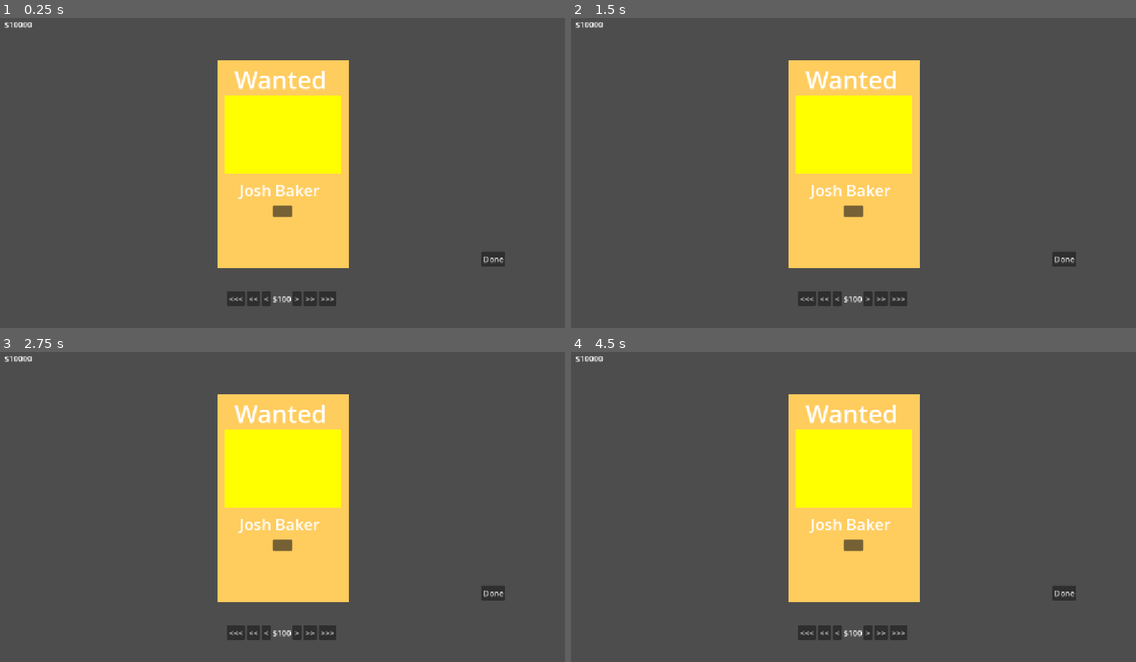
Above: before the commit, frames 1-4 (two rows, left to right).
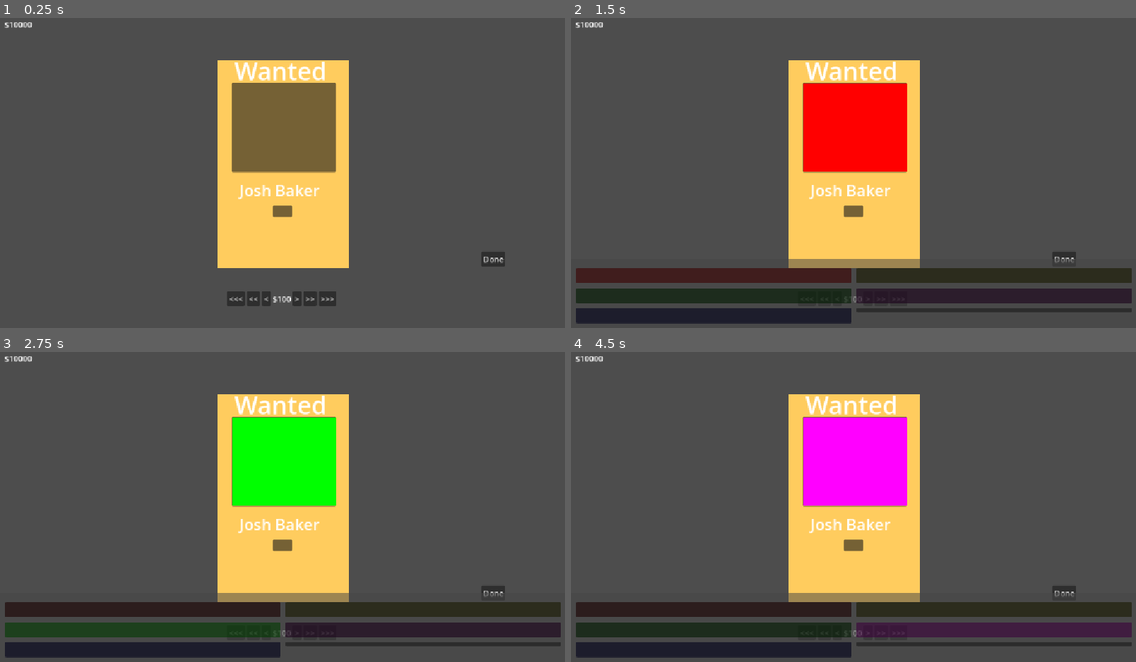
Above: after the commit, the same moments.

Repository: bennythegamer23/Godot-wild-jam-93
Game: Godot game, scene res://scenes/Main/main.tscn
The game is run twice, just before and just after one commit, with the same random seed, the same clock (stepped at 60 frames per second) and the same inputs.
Inputs (mouse positions are in pixels of both pictures, inside the frame that each line leads up to):
- Up to frame 1 (0.25 s): no input
- Up to frame 2 (1.5 s): click (853, 126) at 0.52 s; click (712, 275) at 1.27 s
- Up to frame 3 (2.75 s): click (141, 631) at 2.02 s
- Up to frame 4 (4.5 s): click (712, 649) at 2.77 s; click (994, 609) at 3.52 s; click (994, 631) at 4.27 s

The runs differ from the first frame. In frame 1, 6.5% of the frame differs, in the area x 39-61%, y 14-51%; in frame 2, 19%, in the area x 0-100%, y 14-99%; in frame 3, 19%; in frame 4, 19%.

Commit message:
made picture slecter for player

Diff:
--- a/GodotWildJam93/picture.gd
+++ /dev/null
@@ -1,19 +0,0 @@
-extends MeshInstance2D
-
-@export var pictures: Dictionary[int, Color]
-var current_picture
-var picture_number
-
-# Called when the node enters the scene tree for the first time.
-func _ready() -> void:
-	SignalHub.Bounty_palced.connect(on_done_clicked)
-	picture_number = randi_range(1, 5)
-	current_picture = pictures.get(picture_number)
-	modulate = current_picture
-	print(picture_number)
-
-func on_done_clicked(bounty: int, Picture: int, name: String):
-	picture_number = randi_range(1, 5)
-	current_picture = pictures.get(picture_number)
-	modulate = current_picture
-	print(picture_number)
--- a/GodotWildJam93/scenes/Poster/poster.tscn
+++ b/GodotWildJam93/scenes/Poster/poster.tscn
@@ -40,11 +40,12 @@
 
 [node name="Label" type="Label" parent="." unique_id=835856206]
 offset_left = 478.0
-offset_top = 100.0
+offset_top = 82.0
 offset_right = 666.0
-offset_bottom = 169.0
+offset_bottom = 151.0
 text = "Wanted"
 label_settings = SubResource("LabelSettings_3kg2u")
 
 [node name="Picture" parent="." unique_id=121541807 instance=ExtResource("4_scugu")]
-position = Vector2(577.24994, 246.99998)
+offset_right = 1154.0
+offset_bottom = 643.0
--- a/GodotWildJam93/scenes/utilitys/money_counter.gd
+++ b/GodotWildJam93/scenes/utilitys/money_counter.gd
@@ -3,7 +3,7 @@
 @onready var money_for_bounty: Label = $MarginContainer/HBoxContainer/MoneyForBounty
 @onready var money_in_vault: Label = $MarginContainer/MoneyInVault
 @export var nameGenarator: Control
-@export var Picture: MeshInstance2D
+@export var Picture: Control
 
 var money: int = 100
 
--- /dev/null
+++ b/GodotWildJam93/scenes/utilitys/picture.gd
@@ -0,0 +1,46 @@
+extends Control
+
+@onready var color_rect: ColorRect = $ColorRect
+@onready var menu_select: Control = $MenuSelect
+
+@export var pictures: Dictionary[int, Color]
+var current_picture
+var picture_number
+
+# Called when the node enters the scene tree for the first time.
+func _ready() -> void:
+	SignalHub.Bounty_palced.connect(on_done_clicked)
+
+func on_done_clicked(bounty: int, Picture: int, name: String):
+	color_rect.visible = false
+
+func _on_stealing_pressed() -> void:
+	color_rect.visible = true
+	color_rect.color = Color(1, 0, 0)
+
+
+func _on_not_working_pressed() -> void:
+	color_rect.visible = true
+	color_rect.color = Color(0.0, 1.0, 0.0, 1.0)
+
+
+func _on_working_pressed() -> void:
+	color_rect.visible = true
+	color_rect.color = Color(0.0, 0.0, 1.0, 1.0)
+
+
+func _on_reason_magic_pressed() -> void:
+	color_rect.visible = true
+	color_rect.color = Color(1.0, 1.0, 0.0, 1.0)
+
+
+func _on_pleasure_magic_pressed() -> void:
+	color_rect.visible = true
+	color_rect.color = Color(1.0, 0.0, 1.0, 1.0)
+
+
+func _on_button_pressed() -> void:
+	if menu_select.visible == true:
+		menu_select.visible = false
+	elif menu_select.visible == false:
+		menu_select.visible = true
--- a/GodotWildJam93/scenes/utilitys/picture.tscn
+++ b/GodotWildJam93/scenes/utilitys/picture.tscn
@@ -1,17 +1,130 @@
 [gd_scene format=3 uid="uid://ds2yc7ttfsqa6"]
 
-[ext_resource type="Script" uid="uid://c7grv4oldikr" path="res://picture.gd" id="1_8i58b"]
+[ext_resource type="Script" uid="uid://c7grv4oldikr" path="res://scenes/utilitys/picture.gd" id="1_8i58b"]
 
-[sub_resource type="BoxMesh" id="BoxMesh_8i58b"]
-
-[node name="Picture" type="MeshInstance2D" unique_id=121541807]
-scale = Vector2(238.00006, 159.99998)
-mesh = SubResource("BoxMesh_8i58b")
+[node name="Picture" type="Control" unique_id=735431074]
+layout_mode = 3
+anchors_preset = 15
+anchor_right = 1.0
+anchor_bottom = 1.0
+grow_horizontal = 2
+grow_vertical = 2
+mouse_filter = 2
 script = ExtResource("1_8i58b")
 pictures = Dictionary[int, Color]({
 1: Color(1, 0, 0, 1),
 2: Color(0, 1, 0, 1),
 3: Color(0, 0, 1, 1),
-4: Color(1, 1, 0, 1),
-5: Color(1, 0, 1, 1)
+4: Color(1, 0, 1, 1),
+5: Color(1, 1, 0, 1)
 })
+
+[node name="Button" type="Button" parent="." unique_id=1158539758]
+layout_mode = 1
+anchors_preset = 15
+anchor_right = 1.0
+anchor_bottom = 1.0
+offset_left = 473.0
+offset_top = 141.0
+offset_right = -469.0
+offset_bottom = -319.0
+grow_horizontal = 2
+grow_vertical = 2
+
+[node name="ColorRect" type="ColorRect" parent="." unique_id=1224334184]
+visible = false
+layout_mode = 1
+anchors_preset = 15
+anchor_right = 1.0
+anchor_bottom = 1.0
+offset_left = 474.0
+offset_top = 142.0
+offset_right = -469.0
+offset_bottom = -319.0
+grow_horizontal = 2
+grow_vertical = 2
+
+[node name="MenuSelect" type="Control" parent="." unique_id=726921153]
+visible = false
+layout_mode = 1
+anchors_preset = 15
+anchor_right = 1.0
+anchor_bottom = 1.0
+grow_horizontal = 2
+grow_vertical = 2
+mouse_filter = 2
+
+[node name="ColorRect" type="ColorRect" parent="MenuSelect" unique_id=1225953705]
+layout_mode = 0
+offset_top = 501.0
+offset_right = 1152.0
+offset_bottom = 648.0
+mouse_filter = 2
+color = Color(0.27387273, 0.27387273, 0.27387273, 0.5294118)
+
+[node name="MarginContainer" type="MarginContainer" parent="MenuSelect" unique_id=876604508]
+layout_mode = 1
+anchors_preset = 12
+anchor_top = 1.0
+anchor_right = 1.0
+anchor_bottom = 1.0
+offset_top = -133.0
+grow_horizontal = 2
+grow_vertical = 0
+mouse_filter = 2
+theme_override_constants/margin_left = 10
+theme_override_constants/margin_top = 10
+theme_override_constants/margin_right = 10
+theme_override_constants/margin_bottom = 10
+
+[node name="HBoxContainer" type="HBoxContainer" parent="MenuSelect/MarginContainer" unique_id=1937371011]
+layout_mode = 2
+mouse_filter = 2
+theme_override_constants/separation = 10
+
+[node name="VBoxContainer" type="VBoxContainer" parent="MenuSelect/MarginContainer/HBoxContainer" unique_id=1549333986]
+layout_mode = 2
+size_flags_horizontal = 3
+mouse_filter = 2
+theme_override_constants/separation = 10
+
+[node name="stealing" type="Button" parent="MenuSelect/MarginContainer/HBoxContainer/VBoxContainer" unique_id=819381312]
+modulate = Color(1, 0, 0, 1)
+layout_mode = 2
+text = "                  "
+
+[node name="notWorking" type="Button" parent="MenuSelect/MarginContainer/HBoxContainer/VBoxContainer" unique_id=117644310]
+modulate = Color(0, 1, 0, 1)
+layout_mode = 2
+text = " "
+
+[node name="Working" type="Button" parent="MenuSelect/MarginContainer/HBoxContainer/VBoxContainer" unique_id=1580620615]
+modulate = Color(0, 0, 1, 1)
+layout_mode = 2
+text = "       "
+
+[node name="VBoxContainer2" type="VBoxContainer" parent="MenuSelect/MarginContainer/HBoxContainer" unique_id=1032143593]
+layout_mode = 2
+size_flags_horizontal = 3
+mouse_filter = 2
+theme_override_constants/separation = 10
+
+[node name="reasonMagic" type="Button" parent="MenuSelect/MarginContainer/HBoxContainer/VBoxContainer2" unique_id=1411515414]
+modulate = Color(1, 1, 0, 1)
+layout_mode = 2
+text = " "
+
+[node name="PleasureMagic" type="Button" parent="MenuSelect/MarginContainer/HBoxContainer/VBoxContainer2" unique_id=1813361681]
+modulate = Color(1, 0, 1, 1)
+layout_mode = 2
+text = " "
+
+[node name="MoralMagic" type="Button" parent="MenuSelect/MarginContainer/HBoxContainer/VBoxContainer2" unique_id=2071086554]
+layout_mode = 2
+
+[connection signal="pressed" from="Button" to="." method="_on_button_pressed"]
+[connection signal="pressed" from="MenuSelect/MarginContainer/HBoxContainer/VBoxContainer/stealing" to="." method="_on_stealing_pressed"]
+[connection signal="pressed" from="MenuSelect/MarginContainer/HBoxContainer/VBoxContainer/notWorking" to="." method="_on_not_working_pressed"]
+[connection signal="pressed" from="MenuSelect/MarginContainer/HBoxContainer/VBoxContainer/Working" to="." method="_on_working_pressed"]
+[connection signal="pressed" from="MenuSelect/MarginContainer/HBoxContainer/VBoxContainer2/reasonMagic" to="." method="_on_reason_magic_pressed"]
+[connection signal="pressed" from="MenuSelect/MarginContainer/HBoxContainer/VBoxContainer2/PleasureMagic" to="." method="_on_pleasure_magic_pressed"]
--- a/GodotWildJam93/scenes/utilitys/reason_generator.tscn
+++ b/GodotWildJam93/scenes/utilitys/reason_generator.tscn
@@ -1,6 +1,6 @@
 [gd_scene format=3 uid="uid://j21kiyav5m18"]
 
-[ext_resource type="Script" uid="uid://dv7ca8aacmyop" path="res://reason_generator.gd" id="1_vcoku"]
+[ext_resource type="Script" uid="uid://dv7ca8aacmyop" path="res://scenes/utilitys/reason_generator.gd" id="1_vcoku"]
 
 [node name="Reason_Generator" type="Control" unique_id=1365243327]
 layout_mode = 3
Renamed: GodotWildJam93/picture.gd.uid -> GodotWildJam93/scenes/utilitys/picture.gd.uid
Renamed: GodotWildJam93/reason_generator.gd -> GodotWildJam93/scenes/utilitys/reason_generator.gd
Renamed: GodotWildJam93/reason_generator.gd.uid -> GodotWildJam93/scenes/utilitys/reason_generator.gd.uid
